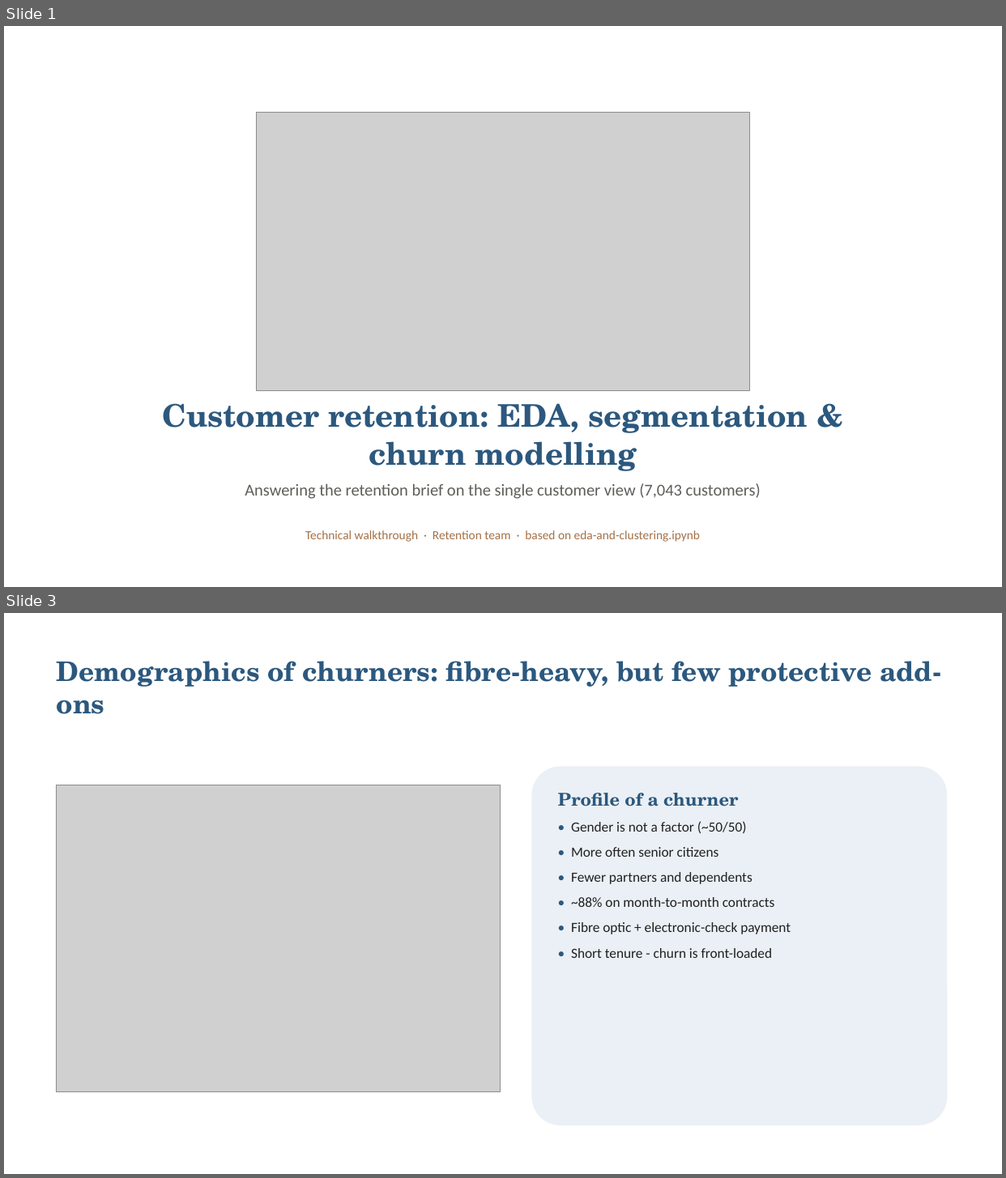
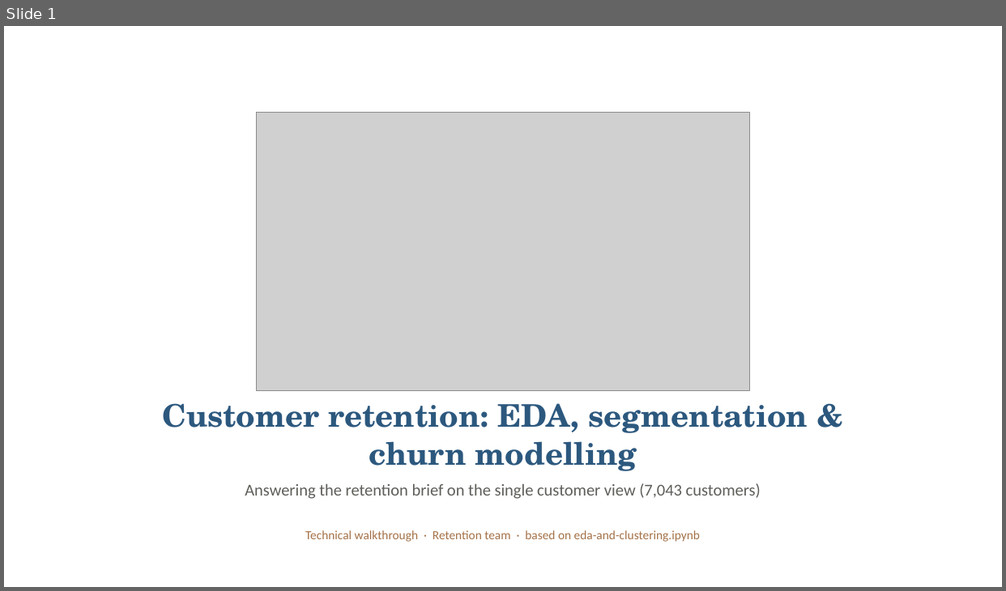
Before and after one commit to Sai-Bolla/SwanTeleco, a slide deck: Swan_Teleco_EDA_Clustering_Deck.pptx. Shown one above the other, each under a label of ours: slides 1 and 3 before the commit, slide 1 after it; the slides between them are not shown. The pictures are 1006x1178 and 1006x591 pixels, drawn with LibreOffice and Linux fonts; fonts in the diff are those of the drawing; grey boxes stand for pictures. Boxes give left, top, right and bottom in pixels: in the first picture for what was removed or moved away, otherwise in the second. Text is boxed around its words. In the diff, an @@ line names an element or a change of style, - is before the commit and + after.

```diff
--- a/Swan_Teleco_EDA_Clustering_Deck.pptx
+++ b/Swan_Teleco_EDA_Clustering_Deck.pptx
@@ slide 3 removed at [4, 613, 1002, 1174], background #FFFFFF @@
@@ text removed at [57, 661, 941, 714] @@
-Demographics of churners: fibre-heavy, but few protective add-ons
@@ rounded rectangle removed at [532, 766, 948, 1126] @@
@@ picture removed at [57, 786, 501, 1093] @@
@@ text removed at [558, 793, 791, 958] @@
-Profile of a churner
-• Gender is not a factor (~50/50)
-• More often senior citizens
-• Fewer partners and dependents
-• ~88% on month-to-month contracts
-• Fibre optic + electronic-check payment
-• Short tenure - churn is front-loaded
```
Also in this commit, not shown: 7 slides changed, 15 slides added, 1 other slide removed, 3 other files.
